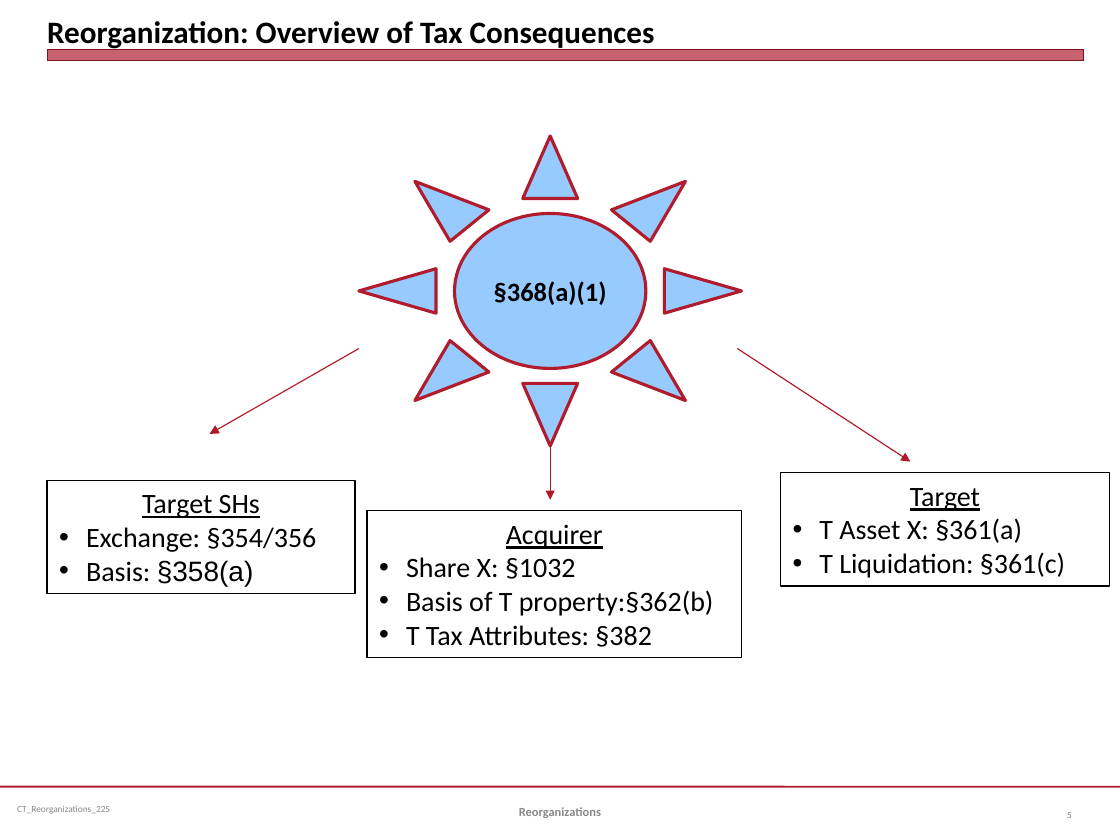
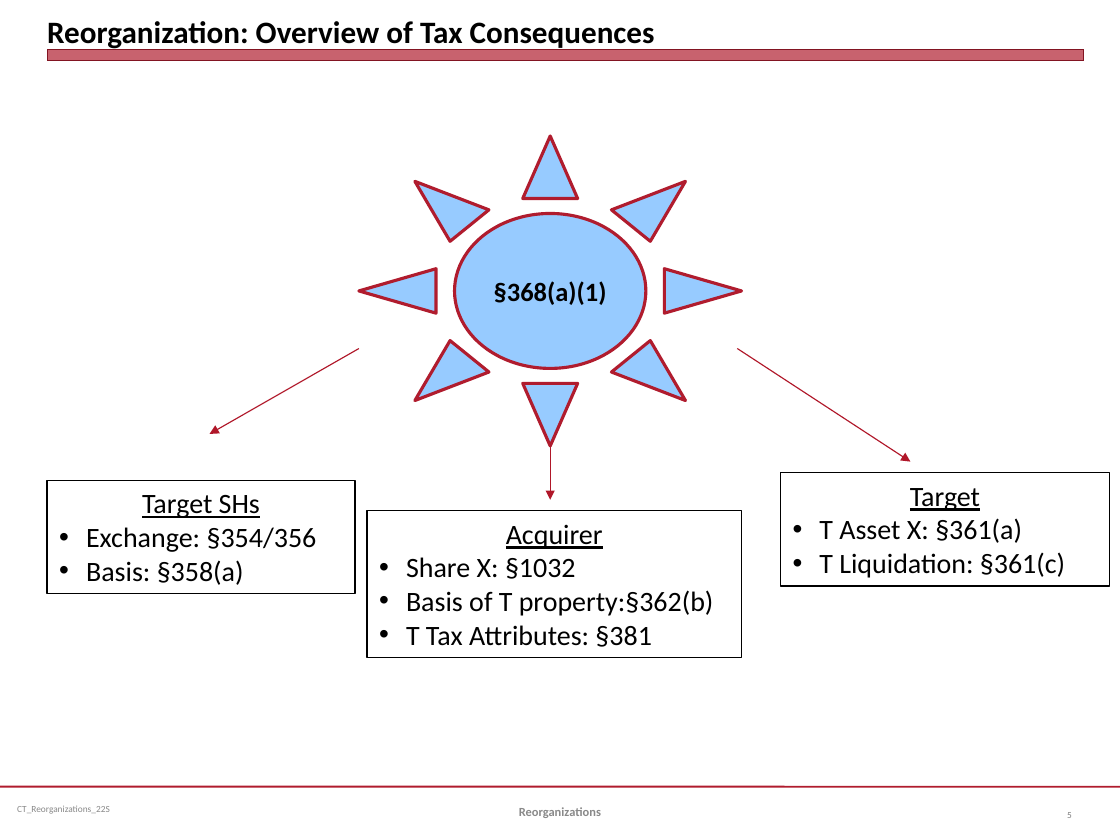
Before and after one commit to jmc877/Corporate-Tax, a slide deck: slide 5 of slides/CT_Reorganizations_22S.pptx. Drawn at 1120x840 pixels with LibreOffice and Linux fonts; fonts in the diff are those of the drawing. Boxes give left, top, right and bottom in pixels: in the first picture for what was removed or moved away, otherwise in the second. Text is boxed around its words. In the diff, an @@ line names an element or a change of style, - is before the commit and + after.

```diff
--- a/slides/CT_Reorganizations_22S.pptx
+++ b/slides/CT_Reorganizations_22S.pptx
@@ text in rectangle at [86, 560, 244, 585]: font Arial to Calibri in "§358(a)" @@
@@ text in rectangle at [406, 625, 651, 647]: text changed @@
-• T Tax Attributes: §382
+• T Tax Attributes: §381
```
Also in this commit, not shown: 1 other slide changed, 1 other file.
